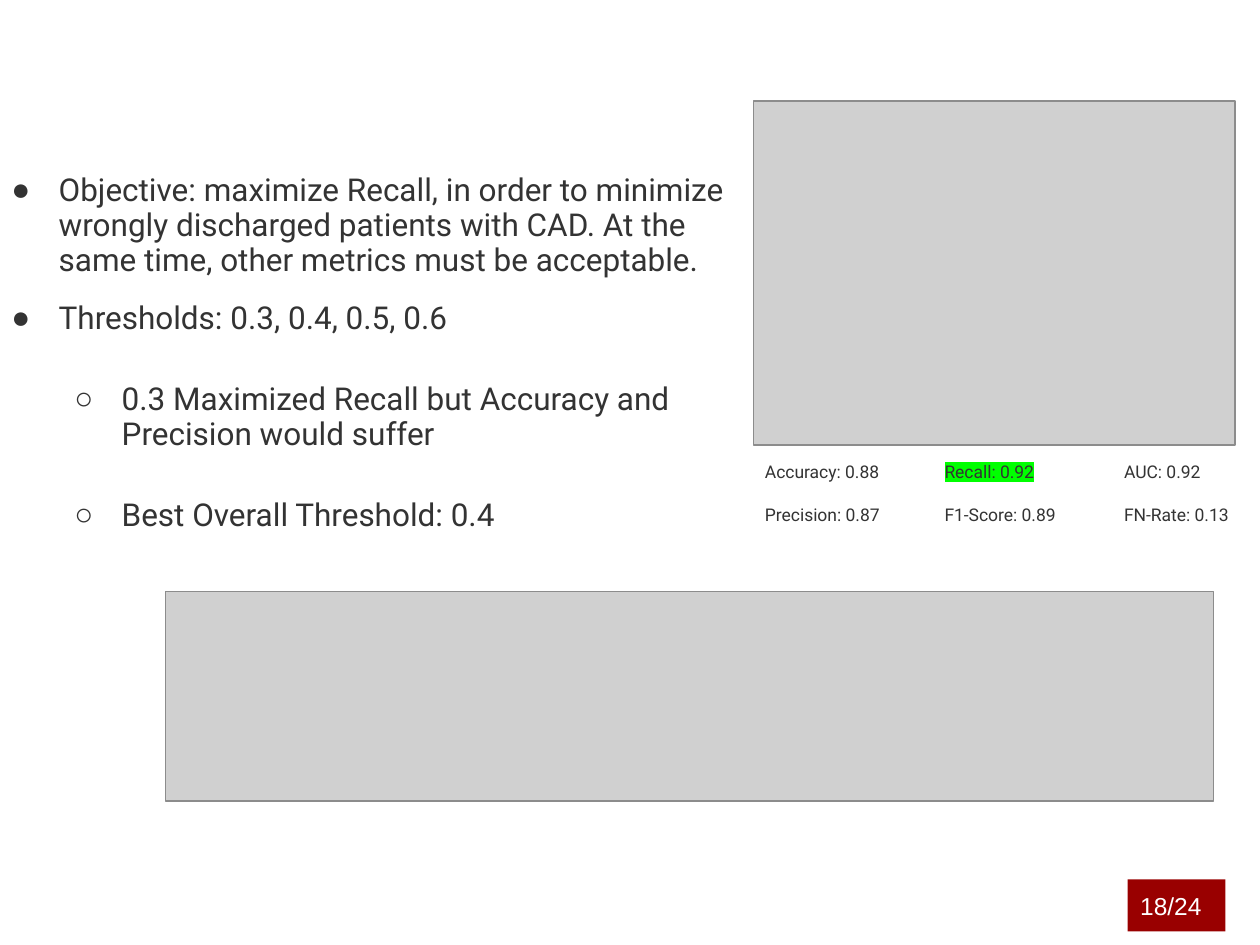
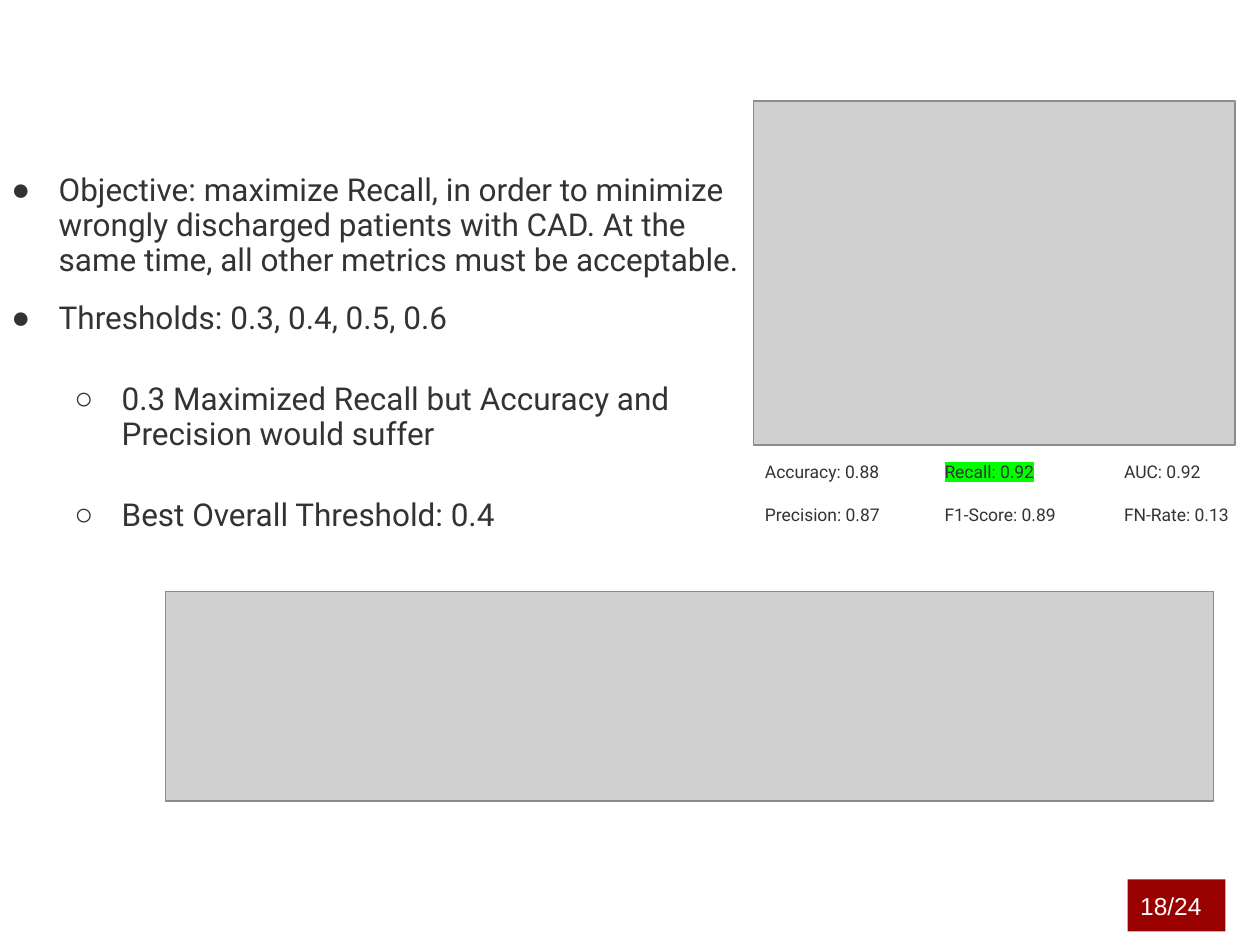
Before and after one commit to marcouderzo/CoronaryHeartDisease-Prediction, a slide deck: slide 19 of slides.pptx. Drawn at 1260x945 pixels with LibreOffice and Linux fonts; fonts in the diff are those of the drawing; grey boxes stand for pictures; background and template pictures are left out. Boxes give left, top, right and bottom in pixels: in the first picture for what was removed or moved away, otherwise in the second. Text is boxed around its words. In the diff, an @@ line names an element or a change of style, - is before the commit and + after.

```diff
--- a/slides.pptx
+++ b/slides.pptx
@@ text at (59, 177, 738, 278): text changed @@
-● Objective: maximize Recall, in order to minimize wrongly discharged patients with CAD. At the same time, other metrics must be acceptable.
+● Objective: maximize Recall, in order to minimize wrongly discharged patients with CAD. At the same time, all other metrics must be acceptable.
```
Also in this commit, not shown: 5 other slides changed, 2 other files.
